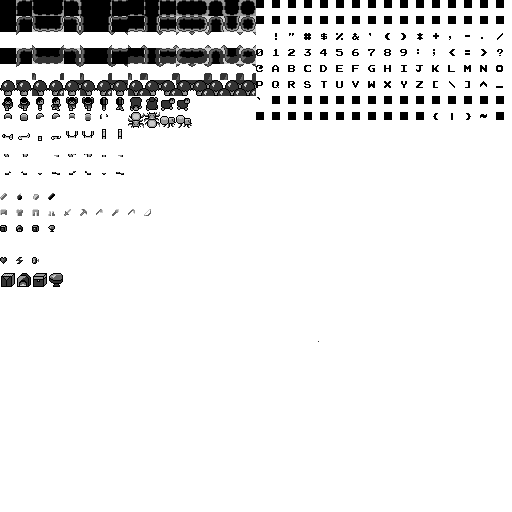
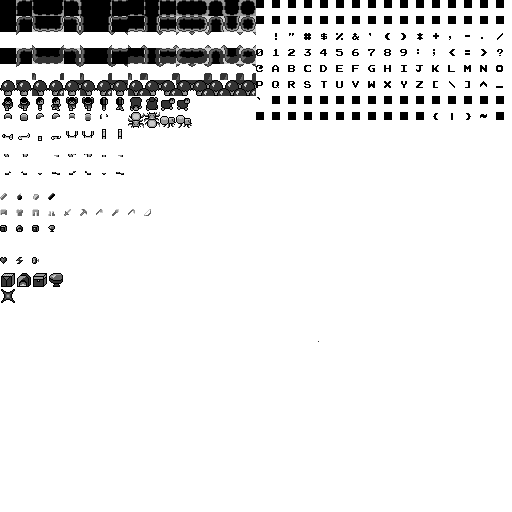
Layers edited between the first and the second 512x512 image:
painted on "spritesheet.png" over [1, 289, 15, 303]
